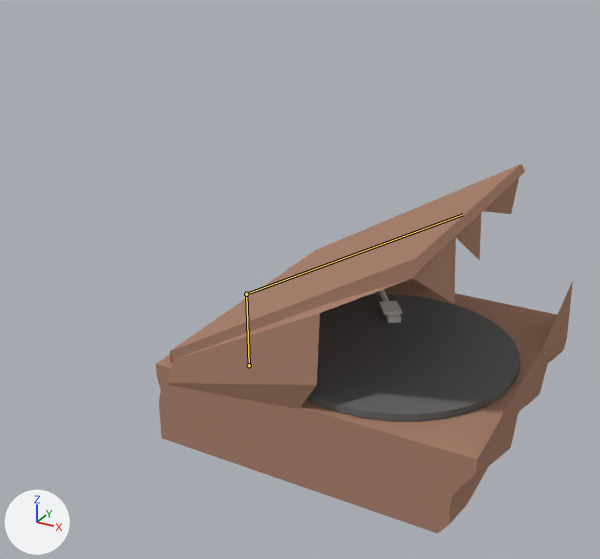
What one commit did to the Blender file Assets/Models/vinyl_player_monster.blend.
Camera for both pictures: a 50 mm camera at (2.12, -4.71, 2.97) aimed at (-0.37, -0.2, 0.71). Every picture has the same lights, and +X, +Y and +Z are marked at lower left. The bones that bend it are drawn over the model as lines.

Objects in the first picture: 'PlayerBox', 'Vinyl', 'Vinyl Lid'.
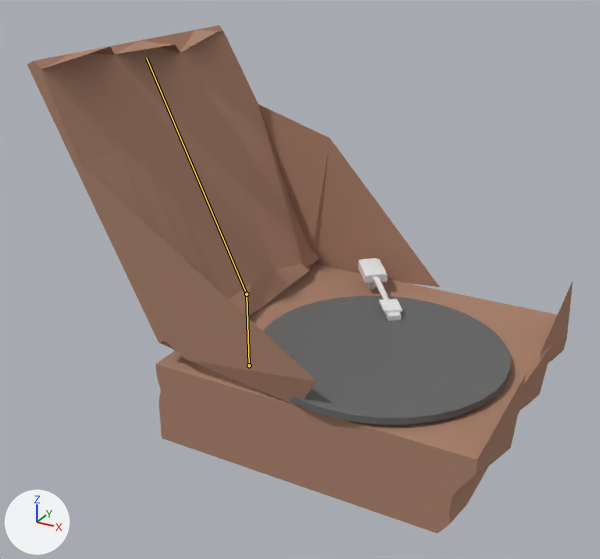
The newer file adds an action. The first version stands in its rest pose; the second is drawn at frame 30 of the action 'Default'.

What differs and where, as boxes (x1, y1, x2, y2) in the pictures (600 x 559 px):
'Vinyl Lid', posed (15% wider, 55% taller)
    before: (167, 164, 525, 409)
    after: (27, 25, 439, 406)
'Vinyl', posed
    before: (307, 294, 520, 421)
    after: (263, 296, 511, 425)
'Cube', posed
    before: (379, 301, 402, 323)
    after: (379, 299, 402, 321)
'Handle', posed
    before: (378, 289, 389, 301)
    after: (373, 277, 389, 299)
bone 'Bone.002', root to tip
    before: (246, 294) to (463, 214)
    after: (246, 294) to (146, 58)

The change, as a list of edits to the scene's bpy script:
```text
Change bone_bone_002:
    where bone_bone_002 = bpy.data.objects['Armature'].pose.bones['Bone.002']  # child of 'Bone'
    bone_bone_002.location: (0.0, 0.0, 0.0) -> (-3.905, -3.375, 0.393)
    bone_bone_002.rotation_quaternion: (1.0, 0.0, 0.0, 0.0) -> (0.24, 0.0, 0.0, 0.225)  # degrees (0, 0, 0) -> degrees (0, 0, 86)
```
